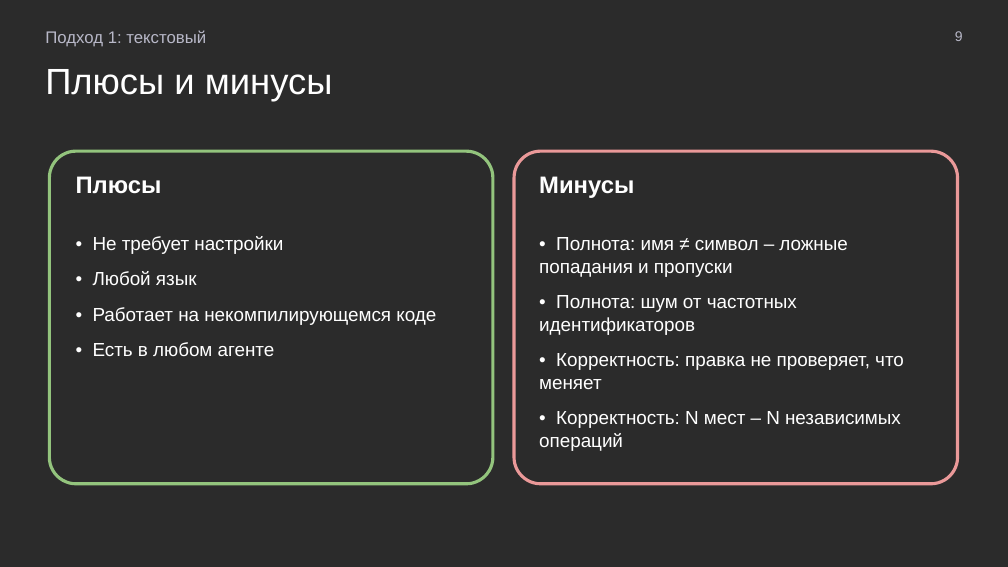
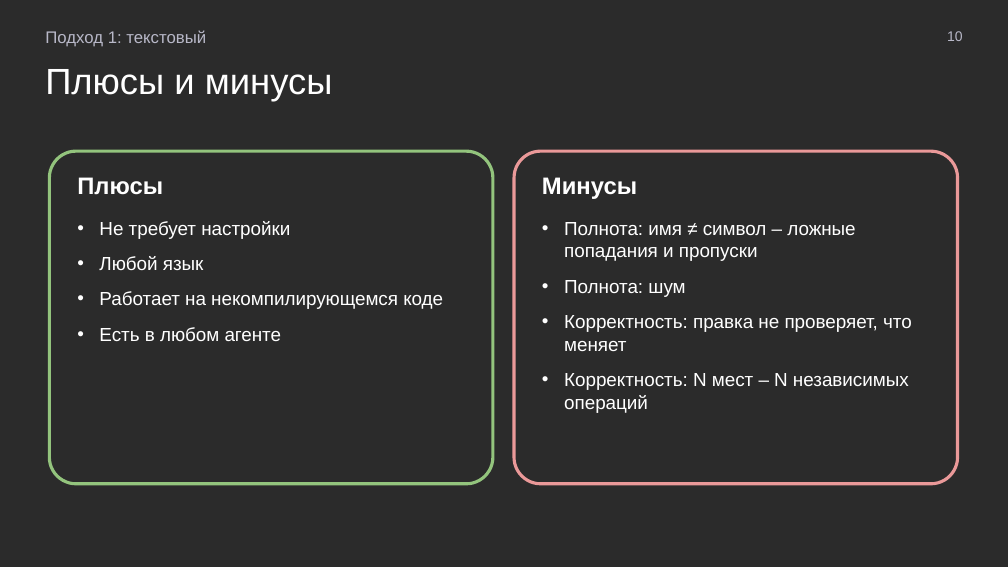
Before and after one commit to MchKosticyn/ide-refactoring-in-ai-agents, a slide deck: slide 10 of Доклад_ Рефакторинг в ИИ-агентах.pptx (slide 9 before the commit). Drawn at 1008x567 pixels with LibreOffice and Linux fonts; fonts in the diff are those of the drawing; background and template pictures are left out; a plain dark background stands for a picture behind light text. Boxes give left, top, right and bottom in pixels: in the first picture for what was removed or moved away, otherwise in the second. Text is boxed around its words. In the diff, an @@ line names an element or a change of style, - is before the commit and + after.

Commit message:
Text inside shapes, native bullets, plan slide progressive disclosure, neutral result aspects

```diff
--- a/Доклад_ Рефакторинг в ИИ-агентах.pptx
+++ b/Доклад_ Рефакторинг в ИИ-агентах.pptx
@@ text at <box>947,31,963,41</box>: text changed @@
-9
+10
@@ text removed at <box>76,176,162,194</box> @@
-Плюсы
@@ text in rounded rectangle at <box>77,177,443,341</box>: text added @@
+Плюсы
+• Не требует настройки
+• Любой язык
+• Работает на некомпилирующемся коде
+• Есть в любом агенте
@@ text removed at <box>539,176,634,198</box> @@
-Минусы
@@ text in rounded rectangle at <box>542,177,912,413</box>: text added @@
+Минусы
+• Полнота: имя ≠ символ – ложные попадания и пропуски
+• Полнота: шум
+• Корректность: правка не проверяет, что меняет
+• Корректность: N мест – N независимых операций
@@ text removed at <box>93,236,436,356</box> @@
-• Не требует настройки
-• Любой язык
-• Работает на некомпилирующемся коде
-• Есть в любом агенте
@@ text removed at <box>539,237,904,451</box> @@
-• Полнота: имя ≠ символ – ложные попадания и пропуски
-• Полнота: шум от частотных идентификаторов
-• Корректность: правка не проверяет, что меняет
-• Корректность: N мест – N независимых операций
```
Also in this commit, not shown: 31 other slides changed, 1 slide added, 1 other file.
